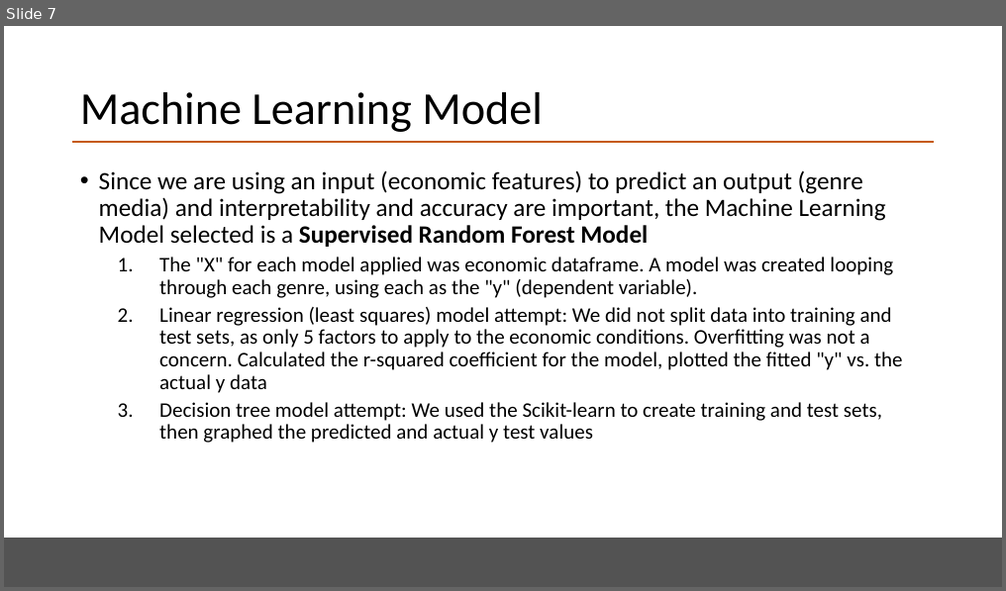
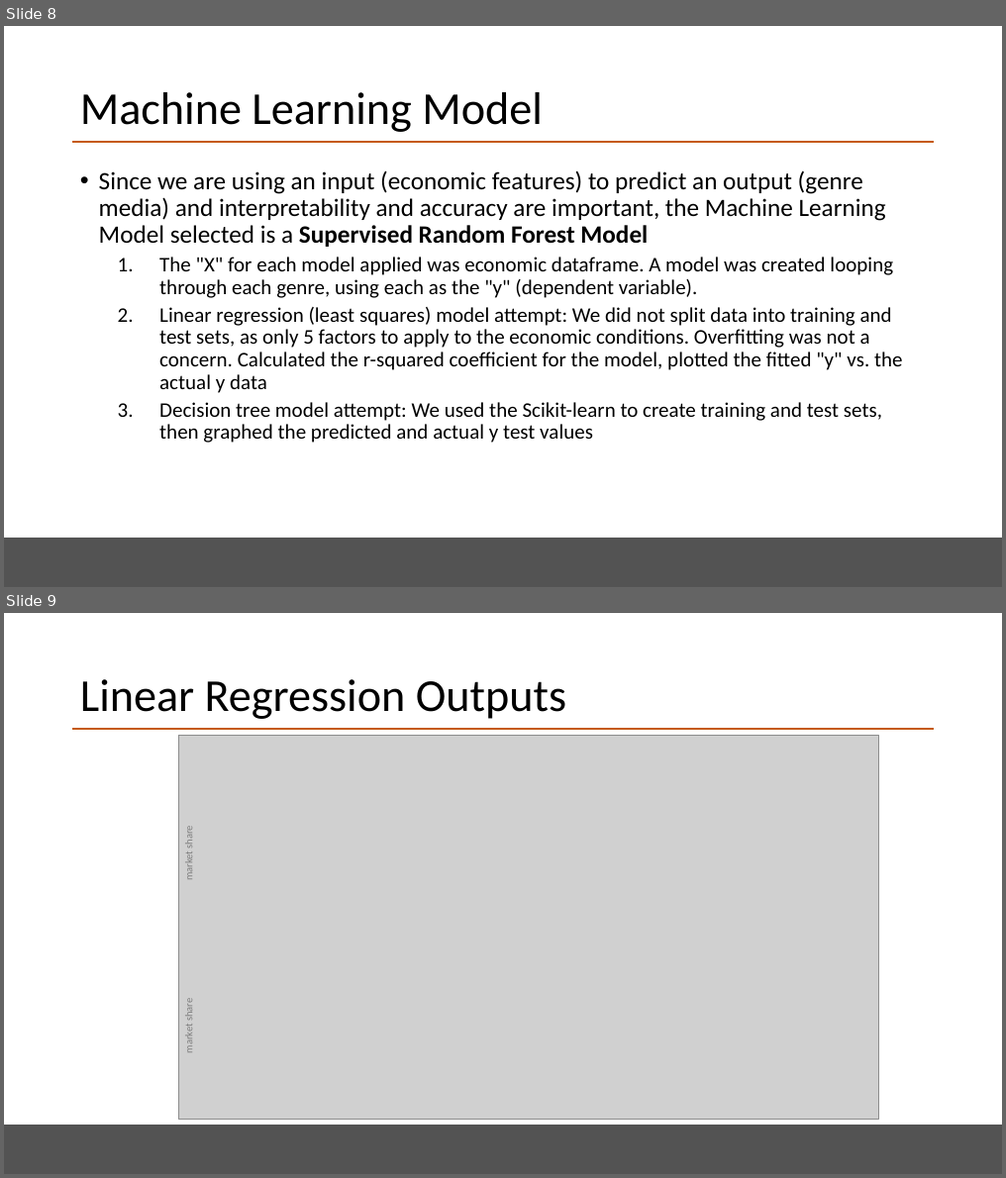
Before and after one commit to emilymcdaniel/Final_Project, a slide deck: BootCamp_FinalPres_v3.pptx. Shown one above the other, each under a label of ours: slide 7 before the commit, slides 8 and 9 after it. The pictures are 1006x591 and 1006x1178 pixels, drawn with LibreOffice and Linux fonts; fonts in the diff are those of the drawing; grey boxes stand for pictures. Boxes give left, top, right and bottom in pixels: in the first picture for what was removed or moved away, otherwise in the second. Text is boxed around its words. In the diff, an @@ line names an element or a change of style, - is before the commit and + after.

```diff
--- a/BootCamp_FinalPres_v3.pptx
+++ b/BootCamp_FinalPres_v3.pptx
@@ slide 9 added at bbox=[4, 613, 1002, 1174], background #FFFFFF; not listed: 2 template elements that a slide beside it also shows @@
@@ title added at bbox=[80, 679, 566, 719], 44 pt, text #000000 @@
+Linear Regression Outputs
@@ picture added at bbox=[178, 736, 879, 1120] @@
@@ text added at bbox=[182, 828, 195, 879], 10 pt, text #7C7C7C @@
+market share
@@ text added at bbox=[182, 1000, 195, 1053], 10 pt, text #7C7C7C @@
+market share
@@ what was slide 7 is now slide 8 @@
```
Also in this commit, not shown: 3 slides changed, 3 other slides added, 3 slides removed.
